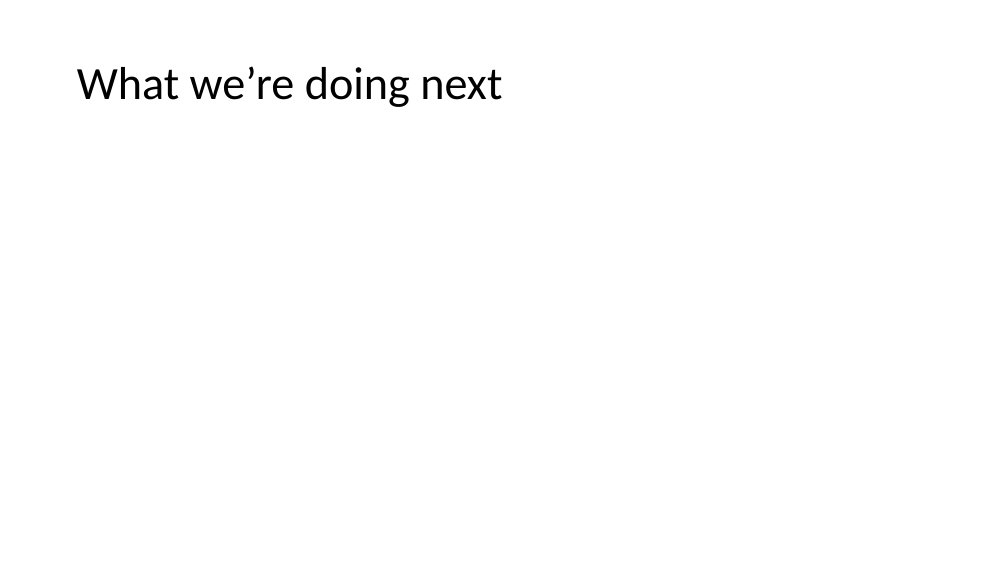
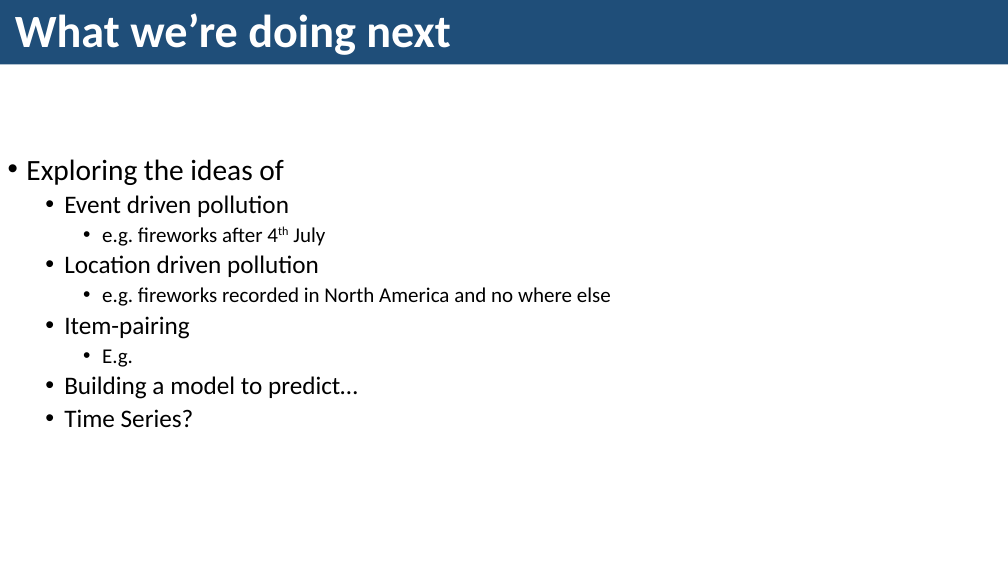
Before and after one commit to KarenJewell/CMM507-Group2, a slide deck: slide 5 of Group2Presentation.pptx. Drawn at 1008x567 pixels with LibreOffice and Linux fonts; fonts in the diff are those of the drawing. Boxes give left, top, right and bottom in pixels: in the first picture for what was removed or moved away, otherwise in the second. Text is boxed around its words. In the diff, an @@ line names an element or a change of style, - is before the commit and + after.

```diff
--- a/Group2Presentation.pptx
+++ b/Group2Presentation.pptx
@@ title "What we’re doing next": place and size @@
-title "What we’re doing next" at bbox=[77, 66, 502, 107]
+title "What we’re doing next" at bbox=[0, 0, 1008, 64]
@@ title "What we’re doing next" at bbox=[0, 0, 1008, 64]: text colour #000000 to #FFFFFF, bold on; fill none to #1F4E79 @@
@@ text added at bbox=[26, 159, 611, 428], 24 pt, text #000000 @@
+• Exploring the ideas of
+  • Event driven pollution
+    • e.g. fireworks after 4th July
+  • Location driven pollution
+    • e.g. fireworks recorded in North America and no where else
+  • Item-pairing
+    • E.g.
+  • Building a model to predict…
+  • Time Series?
```
Also in this commit, not shown: 4 other slides changed.
